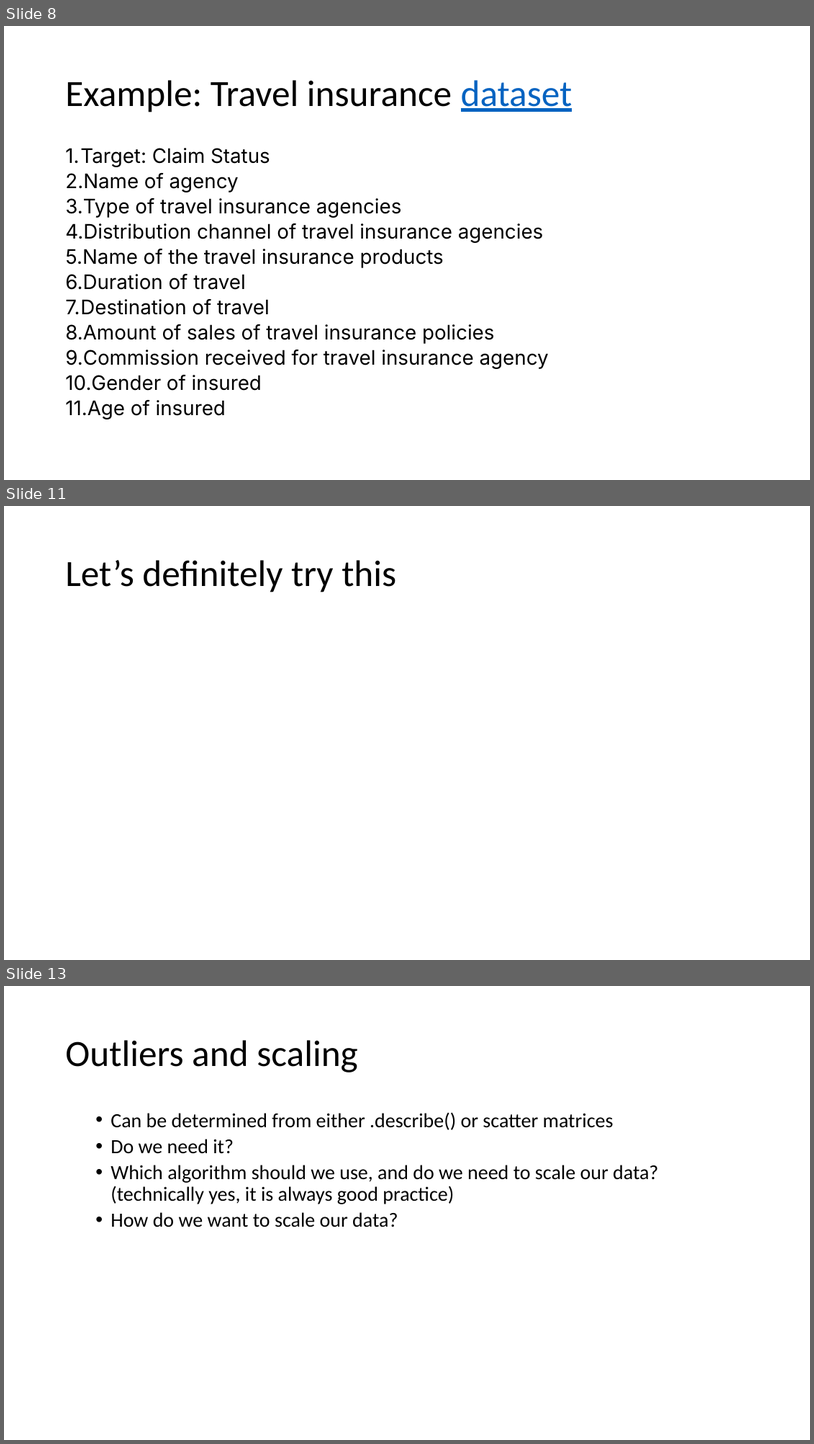
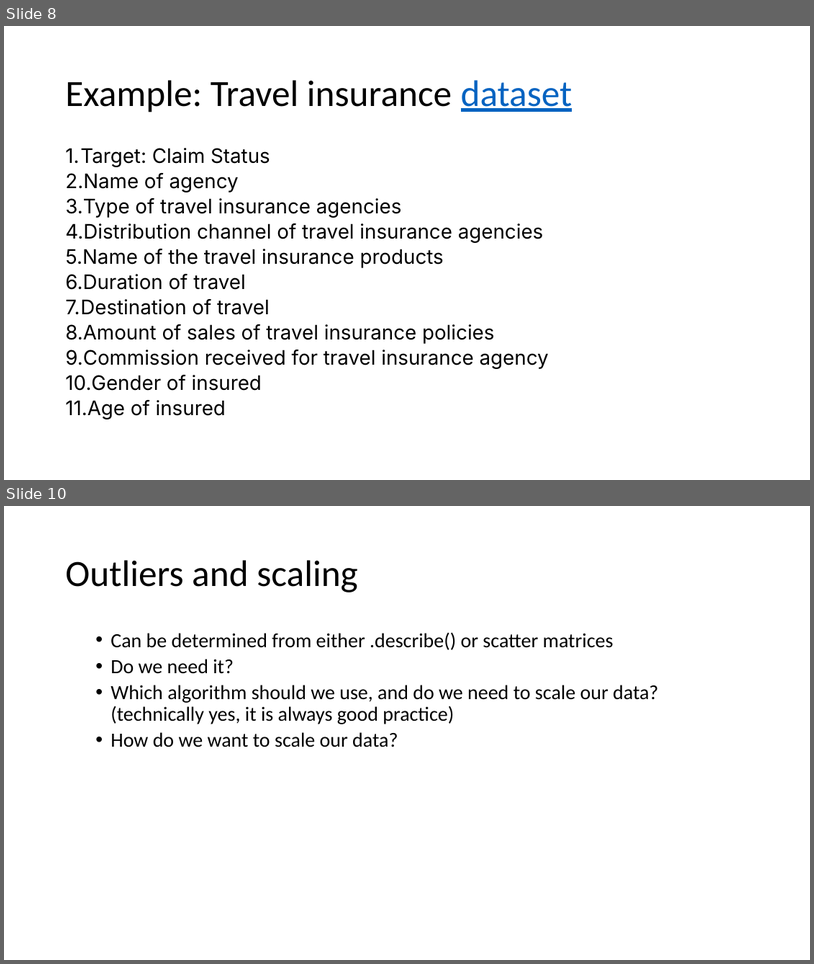
Before and after one commit to jtsw1990/datascience-eda-prezo, a slide deck: Problem Formulation & EDA.pptx. Shown one above the other, each under a label of ours: slides 8, 11 and 13 before the commit, slides 8 and 10 after it; the slides between them are not shown. The pictures are 814x1444 and 814x964 pixels, drawn with LibreOffice and Linux fonts; fonts in the diff are those of the drawing. Boxes give left, top, right and bottom in pixels: in the first picture for what was removed or moved away, otherwise in the second. Text is boxed around its words. In the diff, an @@ line names an element or a change of style, - is before the commit and + after.

```diff
--- a/Problem Formulation & EDA.pptx
+++ b/Problem Formulation & EDA.pptx
@@ slide 11 removed at (4,506,810,960), background #FFFFFF @@
@@ title removed at (65,560,396,592) @@
-Let’s definitely try this
@@ what was slide 13 is now slide 10 @@
```
Also in this commit, not shown: 2 slides added, 4 other slides removed, 3 other files.
